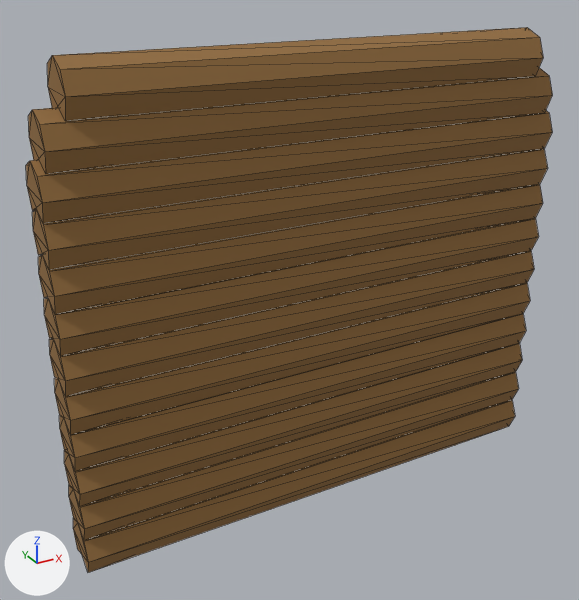
One commit to the FBX model Assets/Imported stuff/WoodsLifestyle/Models/Cabins/Walls/Wall_Narrow_02_b.fbx: the scene before it, then after it.
One viewpoint serves both versions: a 50 mm camera at (-1.89, -3.12, 1.52) aimed at (-0.15, 0.05, -0.06). Lighting does not change. The marker at lower left points along +X, +Y and +Z. Mesh edges are drawn as thin lines. Where no turn or scale is listed for an object, it has been applied to the vertices.

Names of what the first picture shows: 'Wall_Narrow_02_b'.
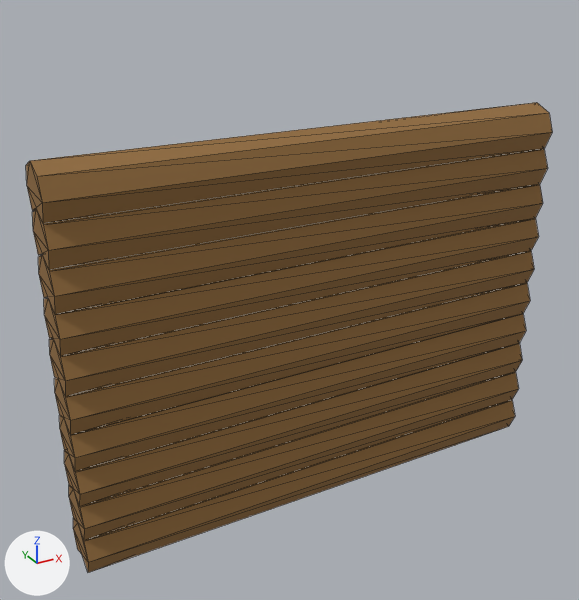
The newer file is also rescaled (x1.496), turned or shifted as a whole; pictures and numbers use the older file's frame.

The edits, one by one:
Material 'Material #1.001' (mat_material__1_001) is new.
Its texture is img_fullrange_all_01_png.
Its roughness is 0.901.
me_mesh has 192 vertices, 336 faces and spans x -1.3..1.3, y -0.13..0.13, z -1.16..1.16.
me_mesh is used by ob_wall_narrow_02_b; location (0.0, 0.0, 0.0).
me_mesh no longer uses material mat_material__1 (picture img_fullrange_all_01_png).
me_mesh part 1: the loose piece of 16 vertices spanning x -1.27..1.27, y -0.13..0.13, z 0.74..0.97 is deleted.
me_mesh part 2: the loose piece of 16 vertices spanning x -1.17..1.17, y -0.13..0.13, z 0.93..1.16 is deleted.
me_mesh now uses material mat_material__1_001 (picture img_fullrange_all_01_png).

What differs and where, as boxes [x1, y1, x2, y2] in the pictures (579 x 600 px):
'Wall_Narrow_02_b', reshaped (14% shorter)
    before: [26, 27, 552, 572]
    after: [26, 103, 552, 572]
part 1 of me_mesh, deleted (brown)
    before: [28, 68, 552, 174]
part 2 of me_mesh, deleted (brown)
    before: [47, 27, 543, 121]
